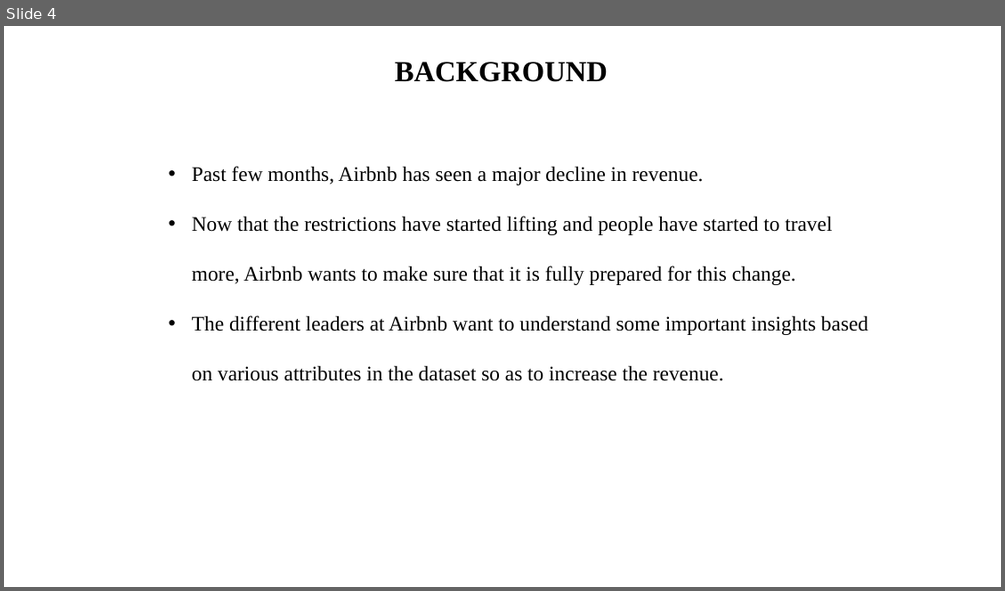
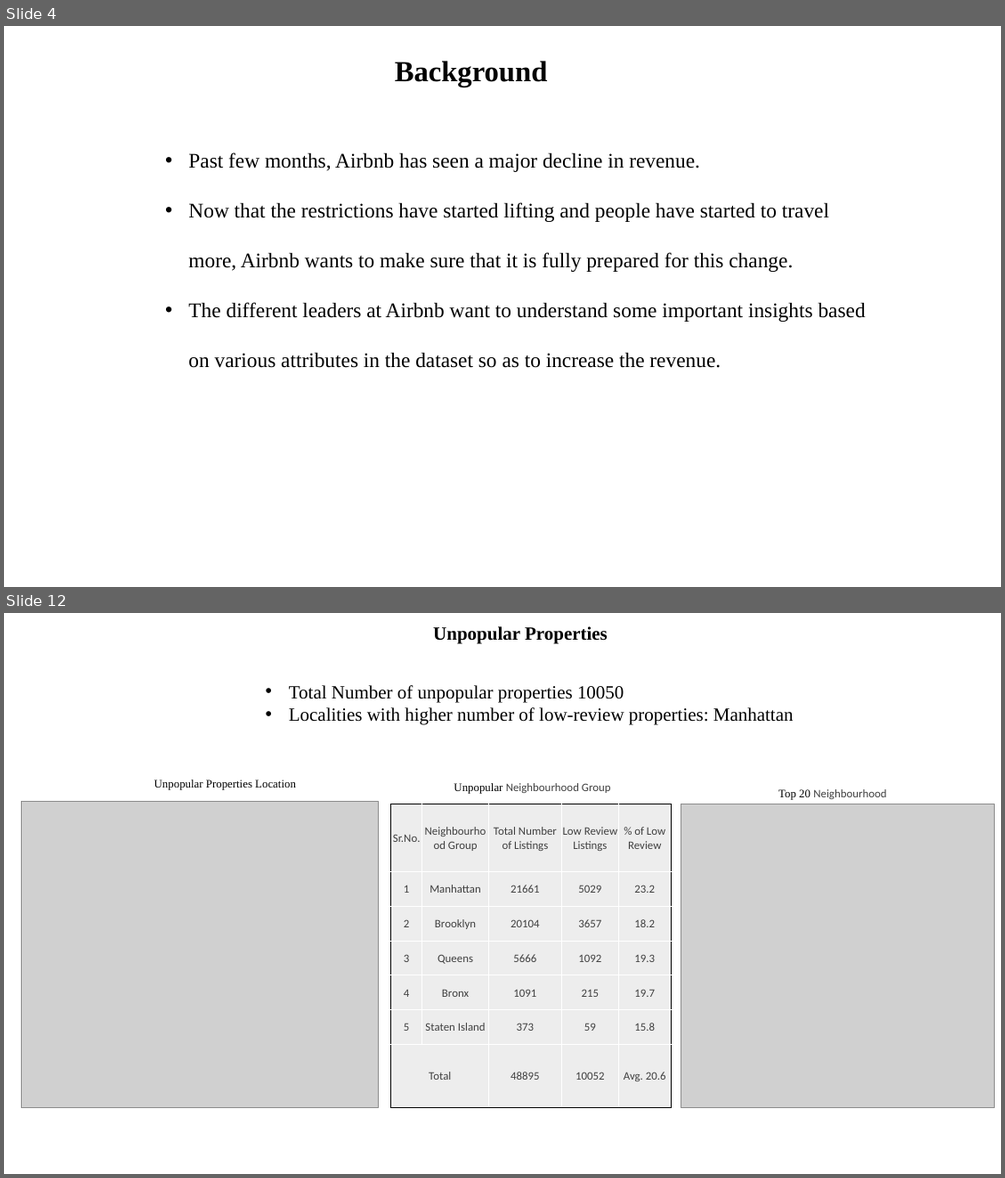
Before and after one commit to sagarbarge/Airbnb_NYC_Storytelling, a slide deck: Presentation_1_Analyst.pptx. Shown one above the other, each under a label of ours: slide 4 before the commit, slides 4 and 12 after it; the slides between them are not shown. The pictures are 1005x591 and 1005x1178 pixels, drawn with LibreOffice and Linux fonts; fonts in the diff are those of the drawing; grey boxes stand for pictures. Boxes give left, top, right and bottom in pixels: in the first picture for what was removed or moved away, otherwise in the second. Text is boxed around its words. In the diff, an @@ line names an element or a change of style, - is before the commit and + after.

```diff
--- a/Presentation_1_Analyst.pptx
+++ b/Presentation_1_Analyst.pptx
@@ slide 12 added at (x1=4, y1=613, x2=1001, y2=1174), background #FFFFFF @@
@@ text added at (x1=433, y1=626, x2=607, y2=644), 18 pt, text #000000, bold @@
+Unpopular Properties
@@ text added at (x1=289, y1=685, x2=793, y2=724), 18 pt, text #000000 @@
+• Total Number of unpopular properties 10050
+• Localities with higher number of low-review properties: Manhattan
@@ text added at (x1=154, y1=779, x2=296, y2=790), 11 pt, text #000000 @@
+Unpopular Properties Location
@@ text added at (x1=453, y1=783, x2=611, y2=794), 11 pt, text #404040 @@
+Unpopular Neighbourhood Group
@@ text added at (x1=778, y1=789, x2=886, y2=800), 11 pt, text #404040 @@
+Top 20 Neighbourhood
@@ picture added at (x1=21, y1=802, x2=379, y2=1107) @@
@@ table added at (x1=391, y1=803, x2=671, y2=1107), 7 rows, 5 columns @@
+Sr.No. | Neighbourhood Group | Total Number of Listings | Low Review Listings | % of Low Review
+1 | Manhattan | 21661 | 5029 | 23.2
+2 | Brooklyn | 20104 | 3657 | 18.2
+3 | Queens | 5666 | 1092 | 19.3
+4 | Bronx | 1091 | 215 | 19.7
+5 | Staten Island | 373 | 59 | 15.8
+Total |  | 48895 | 10052 | Avg. 20.6
@@ picture added at (x1=681, y1=804, x2=995, y2=1108) @@
@@ slide 4 changed as well @@
@@ text at (x1=395, y1=61, x2=548, y2=87): text changed @@
-BACKGROUND
+Background
@@ text "Past few months, Airbnb has ..." moved from (x1=192, y1=166, x2=868, y2=381) to (x1=188, y1=152, x2=866, y2=368) @@
```
Also in this commit, not shown: 4 other slides changed, 7 other slides added, 5 slides removed, 21 other files.
